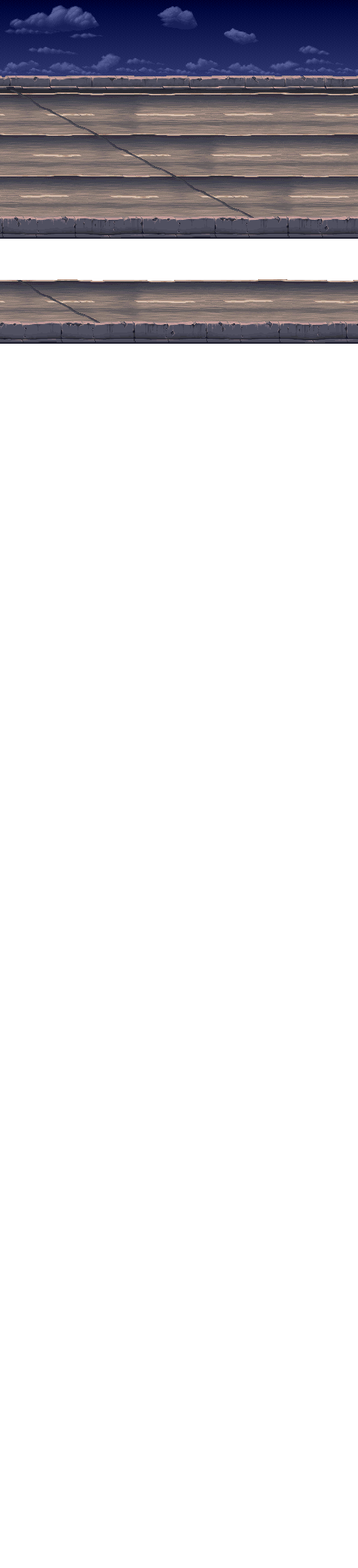
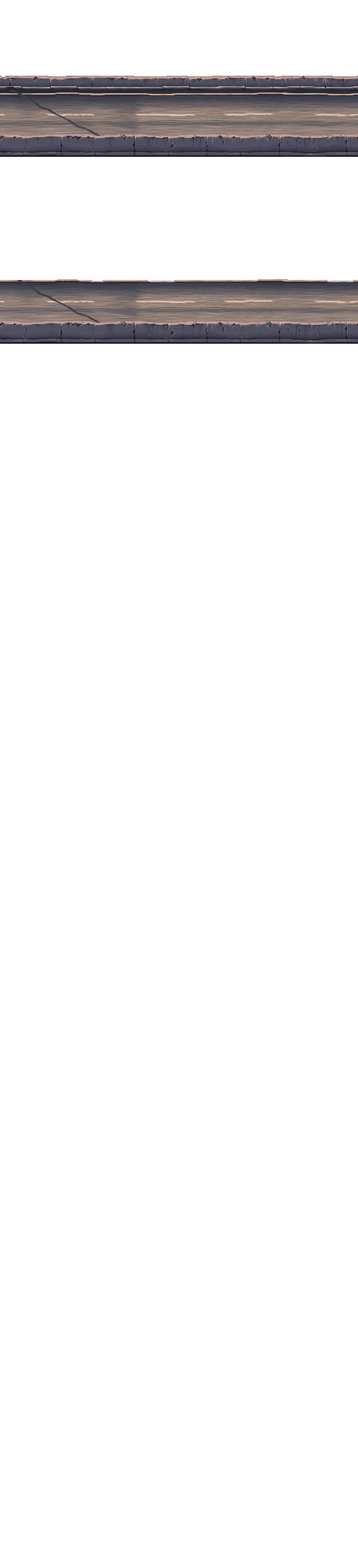
Before/after of a 358px x 1568px layered artwork. What changed in the layer stack:
hid "Schowek #5" over (0, 174, 154, 239)
hid "Schowek #4" over (154, 174, 358, 239)
hid "Schowek #3" over (0, 133, 77, 198)
hid "Schowek #2" over (76, 133, 358, 198)
hid "Schowek" over (120, 142, 358, 224)
painted on "Wklejona warstwa" over (0, 0, 358, 77)
